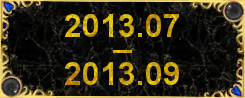
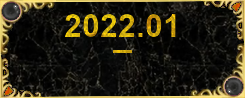
Layers edited between the first and the second 245 x 98 image:
added group "202201-" with 12 layers above "202101-202112" over [left=0, top=0, right=245, bottom=98]
added group "Data #8" with 4 layers in group "202201-" over [left=65, top=14, right=179, bottom=85]
added layer "Wklejona warstwa #8" in group "Data #8" over [left=65, top=14, right=176, bottom=37]
added group "100 #6" with 6 layers in group "202201-" over [left=0, top=0, right=245, bottom=98]
added layer "lg #8" in group "100 #6" over [left=0, top=0, right=56, bottom=55]
added layer "g #8" in group "100 #6" over [left=17, top=0, right=228, bottom=2]
added layer "pg #8" in group "100 #6" over [left=201, top=0, right=245, bottom=44]
added layer "pd #8" in group "100 #6" over [left=189, top=43, right=245, bottom=98]
added layer "d #8" in group "100 #6" over [left=17, top=96, right=228, bottom=98]
added layer "ld #8" in group "100 #6" over [left=0, top=54, right=44, bottom=98]
hid group "201307-201309" (12 layers) over [left=0, top=0, right=245, bottom=98]
